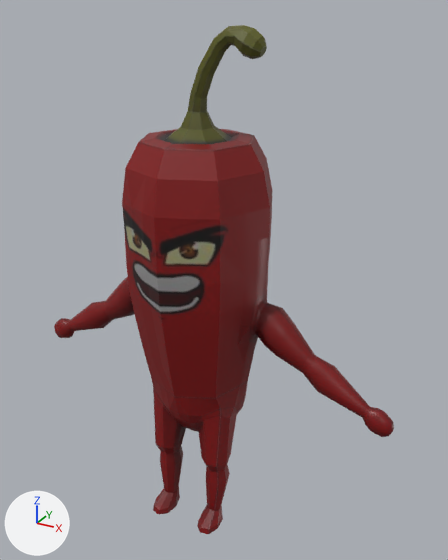
One commit to the COLLADA model SpicyHero/Game.scnassets/character/running.dae: the scene before it, then after it.
Rendered twice from a camera (50 mm lens) standing at (4.85, -7.88, 8.26) and looking at (0.29, 0.4, 4.11). Lighting does not change. The marker at lower left points along +X, +Y and +Z.
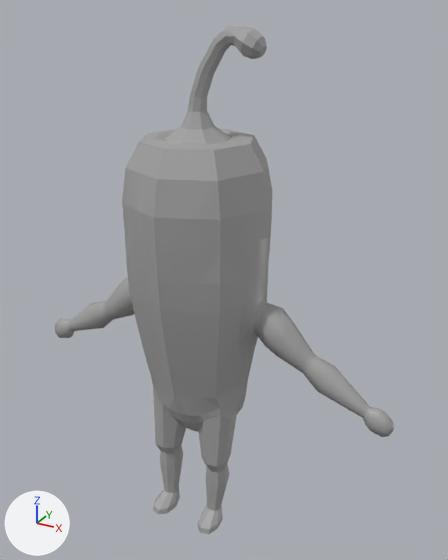
The newer file is also turned or shifted as a whole; pictures and numbers use the older file's frame.

The change, as a diff of the scene's bpy script:
```diff
--- a/SpicyHero/Game.scnassets/character/running.dae.py
+++ b/SpicyHero/Game.scnassets/character/running.dae.py
@@ mat_material_001 @@
 mat_material_001 = principled_material('Material_001')
-mat_material_001.texture = img_peppertexture_jpg
+mat_material_001.base_color = (0.367, 0.367, 0.367)  # grey #a3a3a3
 mat_material_001.roughness = 0.44
```

Where the change shows, as pixel boxes (x1, y1, x2, y2) in the pictures (448 x 560 px):
'Circle', surface changed (red to grey)
    both: (54, 25, 394, 534)
